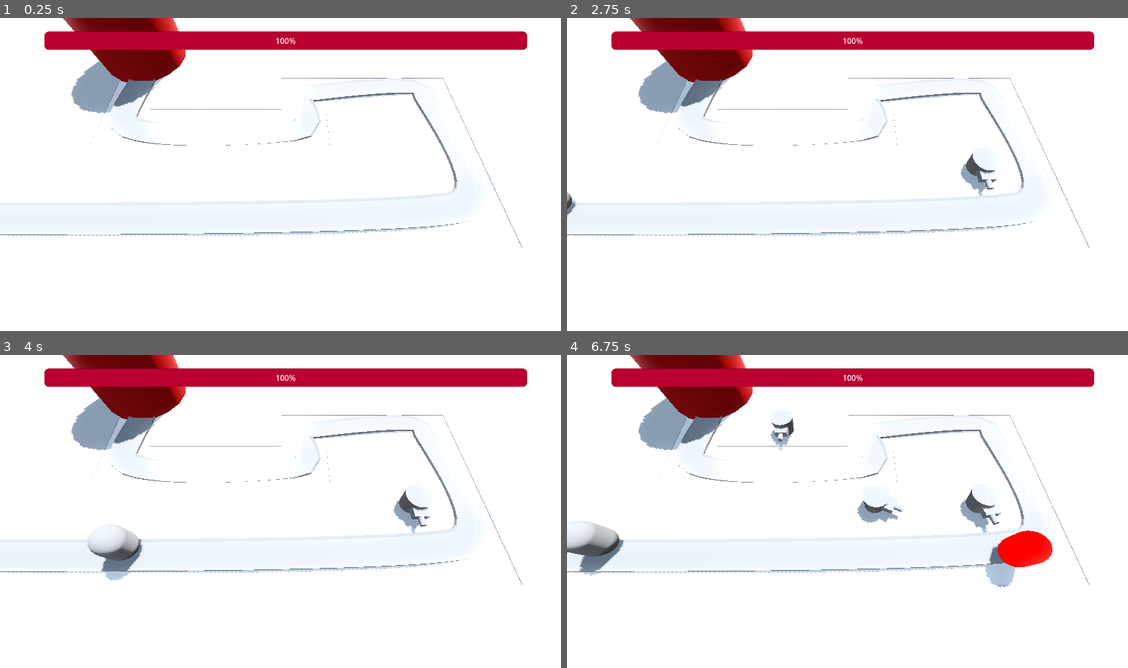
Above: before the commit, frames 1-4 (two rows, left to right).
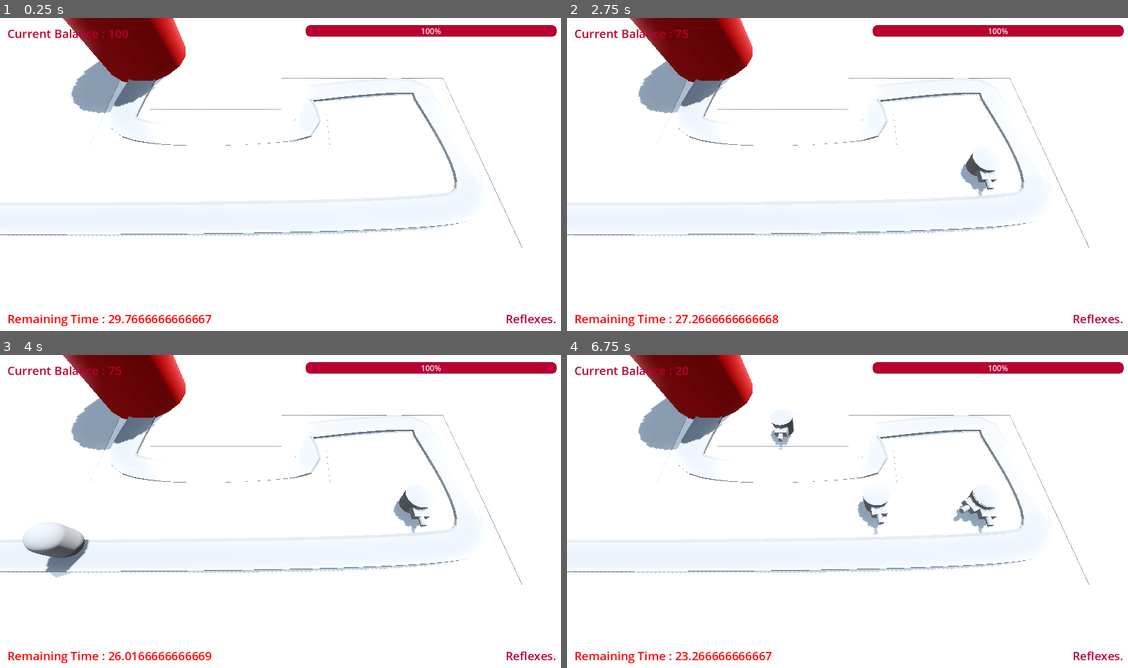
Above: after the commit, the same moments.

Repository: vishal-ahirwar/Barbarian
Game: Godot game, scene res://Level/base_level.tscn
The game is run twice, just before and just after one commit, with the same random seed, the same clock (stepped at 60 frames per second) and the same inputs.
Inputs (mouse positions are in pixels of both pictures, inside the frame that each line leads up to):
- Up to frame 1 (0.25 s): no input
- Up to frame 2 (2.75 s): tap Enter at 0.5, 2 s; move the mouse to (970, 161) at 0.52 s; right-click (970, 161) at 0.6 s; tap Space at 1.25 s; move the mouse to (735, 193) at 1.27 s; right-click (735, 193) at 1.35 s; move the mouse to (903, 105) at 2.02 s; right-click (903, 105) at 2.1 s
- Up to frame 3 (4 s): tap Space at 2.75 s; move the mouse to (252, 577) at 2.77 s; right-click (252, 577) at 2.85 s; move the mouse to (448, 561) at 3.52 s; right-click (448, 561) at 3.6 s
- Up to frame 4 (6.75 s): move the mouse to (679, 464) at 4.27 s; right-click (679, 464) at 4.35 s; move the mouse to (875, 514) at 5.02 s; right-click (875, 514) at 5.1 s; move the mouse to (763, 433) at 5.77 s; right-click (763, 433) at 5.85 s; move the mouse to (970, 498) at 6.52 s; right-click (970, 498) at 6.6 s

The runs differ from the first frame. In frame 1, 6.2% of the frame differs, in the area x 1-100%, y 2-99%; in frame 2, 6.3%; in frame 3, 8.0%; in frame 4, 9.0%, in the area x 0-100%, y 2-99%.

Commit message:
almost done

Diff:
--- a/Base/base.gd
+++ b/Base/base.gd
@@ -1,5 +1,5 @@
 extends Node3D
-@onready var health_bar: ProgressBar = $HealthBar
+@onready var health_bar: ProgressBar = $MarginContainer/HealthBar
 @export
 var MAX_HEALTH:float=100
 
--- a/Base/base.tscn
+++ b/Base/base.tscn
@@ -30,14 +30,23 @@
 sides = 16
 material = SubResource("StandardMaterial3D_kjar4")
 
-[node name="HealthBar" type="ProgressBar" parent="."]
-anchors_preset = 10
+[node name="MarginContainer" type="MarginContainer" parent="."]
+anchors_preset = 15
 anchor_right = 1.0
-offset_left = 91.0
-offset_top = 28.0
-offset_right = -75.0
-offset_bottom = 65.0
+anchor_bottom = 1.0
 grow_horizontal = 2
+grow_vertical = 2
+mouse_filter = 2
+theme_override_constants/margin_left = 15
+theme_override_constants/margin_top = 15
+theme_override_constants/margin_right = 15
+theme_override_constants/margin_bottom = 15
+
+[node name="HealthBar" type="ProgressBar" parent="MarginContainer"]
+custom_minimum_size = Vector2(512, 0)
+layout_mode = 2
+size_flags_horizontal = 8
 theme_override_styles/background = SubResource("StyleBoxFlat_vb8rd")
 theme_override_styles/fill = SubResource("StyleBoxFlat_qb4ug")
 value = 6.93
+metadata/_edit_use_anchors_ = true
--- /dev/null
+++ b/DifficultyManager/difficulty_manager.gd
@@ -0,0 +1,25 @@
+extends Node
+@export var game_time:=30.0
+@export var difficulty_curve:Curve
+@export var enemy_health:Curve
+@onready var timer: Timer = $Timer
+signal game_over
+# Called when the node enters the scene tree for the first time.
+func _ready() -> void:
+	timer.start(game_time)
+	timer.timeout.connect(gameOver)
+
+func getRemainingGameTime():
+	return 1-(timer.time_left/game_time)
+
+func getDifficultyValue():
+	return difficulty_curve.sample(getRemainingGameTime())
+
+func getEnemyHealth():
+	return enemy_health.sample(getRemainingGameTime())
+
+func getRemaningGameTimeInSeconds():
+	return timer.time_left
+
+func gameOver():
+	game_over.emit()
--- /dev/null
+++ b/DifficultyManager/difficulty_manager.tscn
@@ -0,0 +1,6 @@
+[gd_scene format=3 uid="uid://l8bnwg5ygbco"]
+
+[node name="DifficultyManager" type="Node"]
+
+[node name="Timer" type="Timer" parent="."]
+one_shot = true
--- a/Enemy/enemy.gd
+++ b/Enemy/enemy.gd
@@ -5,6 +5,11 @@
 var speed:float=0.5
 @export
 var damage:float=25
+@export
+var balance:=20
+
+@onready
+var bank=get_tree().get_first_node_in_group("bank")
 
 @export var max_health:=100
 var current_health:int:
@@ -13,6 +18,8 @@
 			animation_player.play("takeDamage")
 		current_health=health_in
 		if current_health<=0:
+			if bank:
+				bank.current_balance+=balance
 			queue_free()
 
 @onready
--- a/Enemy/enemy.tscn
+++ b/Enemy/enemy.tscn
@@ -60,6 +60,7 @@
 loop = false
 script = ExtResource("1_8ext6")
 speed = 2.0
+damage = 5.0
 
 [node name="MeshInstance3D2" type="MeshInstance3D" parent="."]
 transform = Transform3D(1, 0, 0, 0, 1, 0, 0, 0, 1, 0, 1.5, 0)
--- a/Enemy/enemy_path.gd
+++ b/Enemy/enemy_path.gd
@@ -1,9 +1,13 @@
 extends Path3D
 @export var enemy_scene:PackedScene
+@export var DifficultyManager:Node
+@onready var spawn_timer: Timer = $SpawnTimer
 
 func spawnEnemy():
 	var enemy=enemy_scene.instantiate()
+	enemy.max_health=DifficultyManager.getEnemyHealth()
 	add_child(enemy)
 
 func onSpawnTimerTimeout() -> void:
 	spawnEnemy()
+	spawn_timer.wait_time=DifficultyManager.getDifficultyValue()
--- /dev/null
+++ b/Level/bank.gd
@@ -0,0 +1,16 @@
+extends MarginContainer
+@onready var label: Label = $Label
+@export var difficulty_manager:Node
+@export var STARTING_BALANCE:=100
+@onready var game_time: Label = $Label3
+
+var current_balance:int:
+	set(current_balance_in):
+		current_balance=max(current_balance_in,0)
+		label.text="Current Balance : "+str(current_balance)
+
+func _process(delta: float) -> void:
+	game_time.text="Remaining Time : "+str(difficulty_manager.getRemaningGameTimeInSeconds())
+# Called when the node enters the scene tree for the first time.
+func _ready() -> void:
+	current_balance=STARTING_BALANCE
--- a/Level/base_level.tscn
+++ b/Level/base_level.tscn
@@ -7,6 +7,9 @@
 [ext_resource type="Script" path="res://Enemy/enemy_path.gd" id="3_8crw7"]
 [ext_resource type="PackedScene" uid="uid://dx8541f42ytp1" path="res://Base/base.tscn" id="3_j0stv"]
 [ext_resource type="Script" path="res://Turret/turret_manager.gd" id="6_6yg0c"]
+[ext_resource type="Script" path="res://Level/bank.gd" id="8_m1svv"]
+[ext_resource type="PackedScene" uid="uid://l8bnwg5ygbco" path="res://DifficultyManager/difficulty_manager.tscn" id="9_bv6pf"]
+[ext_resource type="Script" path="res://DifficultyManager/difficulty_manager.gd" id="10_5ldpd"]
 
 [sub_resource type="ProceduralSkyMaterial" id="ProceduralSkyMaterial_gktjw"]
 sky_horizon_color = Color(0.64625, 0.65575, 0.67075, 1)
@@ -30,6 +33,30 @@
 }
 point_count = 7
 
+[sub_resource type="LabelSettings" id="LabelSettings_6seeb"]
+font_size = 24
+font_color = Color(0.72549, 0, 0.188235, 1)
+
+[sub_resource type="LabelSettings" id="LabelSettings_07m26"]
+font_size = 24
+font_color = Color(0.72549, 0, 0.188235, 1)
+
+[sub_resource type="LabelSettings" id="LabelSettings_xg32j"]
+font_size = 24
+font_color = Color(1, 0, 0, 1)
+
+[sub_resource type="Curve" id="Curve_a3bjl"]
+min_value = 0.25
+max_value = 2.0
+_data = [Vector2(0, 2), 0.0, 0.0, 0, 0, Vector2(1, 0.25), 0.0, 0.0, 0, 0]
+point_count = 2
+
+[sub_resource type="Curve" id="Curve_ar64i"]
+min_value = 10.0
+max_value = 300.0
+_data = [Vector2(0, 10), 0.0, 0.0, 0, 0, Vector2(1, 300), 0.0, 0.0, 0, 0]
+point_count = 2
+
 [node name="Node3D" type="Node3D"]
 
 [node name="DirectionalLight3D" type="DirectionalLight3D" parent="."]
@@ -44,9 +71,10 @@
 size = Vector3(100, 2, 100)
 material = SubResource("StandardMaterial3D_sblb1")
 
-[node name="RayPickerCamera" parent="." node_paths=PackedStringArray("grid_map", "turret_manager") instance=ExtResource("1_uccgb")]
+[node name="RayPickerCamera" parent="." node_paths=PackedStringArray("grid_map", "turret_manager", "bank") instance=ExtResource("1_uccgb")]
 grid_map = NodePath("../GridMap2")
 turret_manager = NodePath("../TurretManager")
+bank = NodePath("../Bank")
 
 [node name="GridMap2" type="GridMap" parent="."]
 mesh_library = ExtResource("1_ll40j")
@@ -56,11 +84,12 @@
 "cells": PackedInt32Array(65530, 65535, 131072, 65535, 2, 131072, 4, 65535, 131072, 65530, 65533, 131072, 65530, 65534, …(688 unchanged characters)…
 }
 
-[node name="EnemyPath" type="Path3D" parent="."]
+[node name="EnemyPath" type="Path3D" parent="." node_paths=PackedStringArray("DifficultyManager")]
 transform = Transform3D(0.99915, -1.80224e-09, -0.0412304, 1.80224e-09, 1, -3.71682e-11, 0.0412304, -3.71682e-11, 0.99915, -0.333384, 0.0099659, -0.0591516)
 curve = SubResource("Curve3D_h30fi")
 script = ExtResource("3_8crw7")
 enemy_scene = ExtResource("2_8627j")
+DifficultyManager = NodePath("../DifficultyManager")
 
 [node name="Road" type="CSGPolygon3D" parent="EnemyPath"]
 transform = Transform3D(0.996078, 1.03564e-11, 0.0884771, 3.77945e-12, 1, -1.59603e-10, -0.0884771, 1.59311e-10, 0.996078, 0, 0, 0)
@@ -105,7 +134,7 @@
 path_joined = false
 
 [node name="SpawnTimer" type="Timer" parent="EnemyPath"]
-wait_time = 1.5
+wait_time = 2.0
 autostart = true
 
 [node name="Base" parent="." instance=ExtResource("3_j0stv")]
@@ -115,4 +144,45 @@
 turret = ExtResource("2_rk44v")
 enemy_path = NodePath("../EnemyPath")
 
+[node name="Bank" type="MarginContainer" parent="." node_paths=PackedStringArray("difficulty_manager") groups=["bank"]]
+anchors_preset = 15
+anchor_right = 1.0
+anchor_bottom = 1.0
+grow_horizontal = 2
+grow_vertical = 2
+mouse_filter = 2
+theme_override_constants/margin_left = 15
+theme_override_constants/margin_top = 15
+theme_override_constants/margin_right = 15
+theme_override_constants/margin_bottom = 15
+script = ExtResource("8_m1svv")
+difficulty_manager = NodePath("../DifficultyManager")
+
+[node name="Label" type="Label" parent="Bank"]
+layout_mode = 2
+size_flags_horizontal = 0
+size_flags_vertical = 0
+text = "Money : "
+label_settings = SubResource("LabelSettings_6seeb")
+
+[node name="Label2" type="Label" parent="Bank"]
+layout_mode = 2
+size_flags_horizontal = 8
+size_flags_vertical = 8
+text = "Reflexes.
+"
+label_settings = SubResource("LabelSettings_07m26")
+
+[node name="Label3" type="Label" parent="Bank"]
+layout_mode = 2
+size_flags_horizontal = 0
+size_flags_vertical = 8
+text = "Remaining Time : "
+label_settings = SubResource("LabelSettings_xg32j")
+
+[node name="DifficultyManager" parent="." instance=ExtResource("9_bv6pf")]
+script = ExtResource("10_5ldpd")
+difficulty_curve = SubResource("Curve_a3bjl")
+enemy_health = SubResource("Curve_ar64i")
+
 [connection signal="timeout" from="EnemyPath/SpawnTimer" to="EnemyPath" method="onSpawnTimerTimeout"]
--- a/RayPickerCamera/ray_picker_camera.gd
+++ b/RayPickerCamera/ray_picker_camera.gd
@@ -3,7 +3,8 @@
 @export var raycast_range:float=100
 @export var grid_map:GridMap
 @export var turret_manager:Node3D
-
+@export var bank:MarginContainer
+@export var PER_TURRET_COST:=25
 # Called when the node enters the scene tree for the first time.
 func _ready() -> void:
 	pass # Replace with function body.
@@ -14,7 +15,8 @@
 		var mouse_position:Vector2=get_viewport().get_mouse_position()
 		ray_cast_3d.target_position=project_local_ray_normal(mouse_position)*raycast_range
 		ray_cast_3d.force_raycast_update()
-		if ray_cast_3d.is_colliding():
+
+		if bank.current_balance>=PER_TURRET_COST and ray_cast_3d.is_colliding():
 			var collider=ray_cast_3d.get_collider()
 			if collider is GridMap:
 				var collision_point=ray_cast_3d.get_collision_point()
@@ -22,9 +24,11 @@
 				if grid_map.get_cell_item(cell)==0:
 					Input.set_default_cursor_shape(Input.CURSOR_POINTING_HAND)
 					if Input.is_action_just_pressed("add_base"):
-						#grid_map.set_cell_item(cell,1)
-						var spawn_location:Vector3=grid_map.map_to_local(cell)
-						turret_manager.spawnTurret(spawn_location)
+						if bank.current_balance>=PER_TURRET_COST:
+							#grid_map.set_cell_item(cell,1)
+							var spawn_location:Vector3=grid_map.map_to_local(cell)
+							turret_manager.spawnTurret(spawn_location)
+							bank.current_balance-=PER_TURRET_COST
 
 
 		else:
--- a/Turret/projectile.tscn
+++ b/Turret/projectile.tscn
@@ -12,6 +12,8 @@
 [node name="Projectile" type="Area3D"]
 top_level = true
 script = ExtResource("1_e0mxm")
+speed = 25.0
+damage = 20
 
 [node name="MeshInstance3D" type="MeshInstance3D" parent="."]
 mesh = SubResource("SphereMesh_5t2gg")
--- a/project.godot
+++ b/project.godot
@@ -14,7 +14,7 @@
 run/main_scene="res://Level/base_level.tscn"
 config/features=PackedStringArray("4.3", "Forward Plus")
 boot_splash/bg_color=Color(0, 0, 0, 1)
-boot_splash/image="res://_61730bcc-94b7-45ae-ad92-66b52216761b.png"
+boot_splash/image="res://logo.png"
 config/icon="res://icon.svg"
 boot_splash/minimum_display_time=1000
 
Not shown: 1 places in Level/base_level.tscn that only renumber resources
Not shown: 4 places in MeshLibraries/SpaceLibrary.tres that only renumber resources
Renamed: _61730bcc-94b7-45ae-ad92-66b52216761b.png -> logo.png
Not shown, changed: logo.png.import
